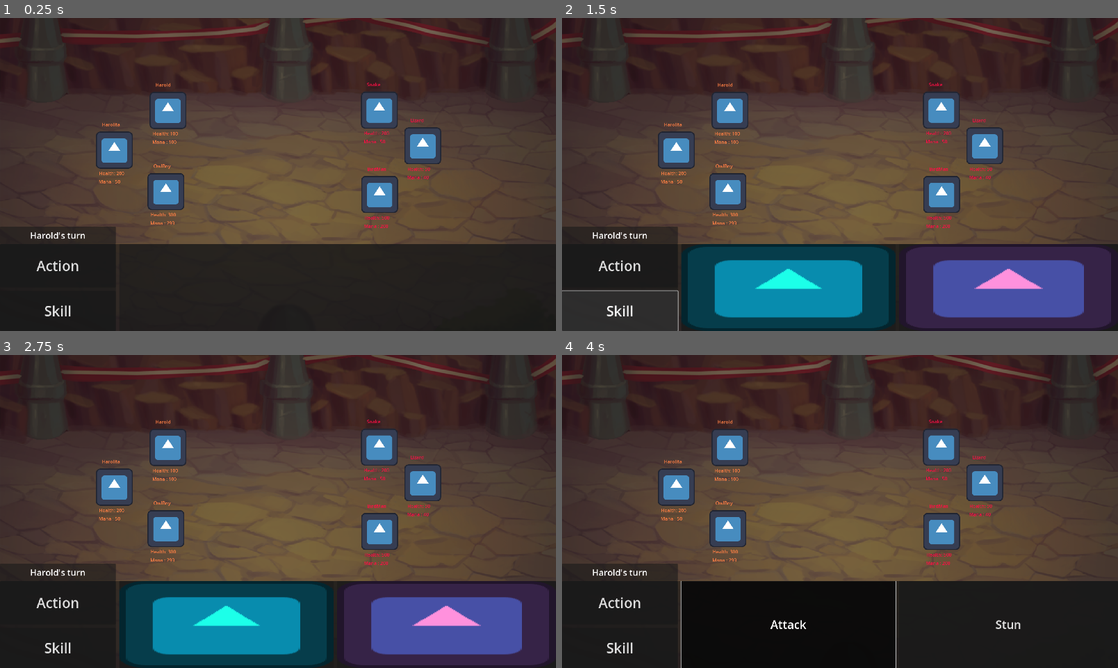
Above: before the commit, frames 1-4 (two rows, left to right).
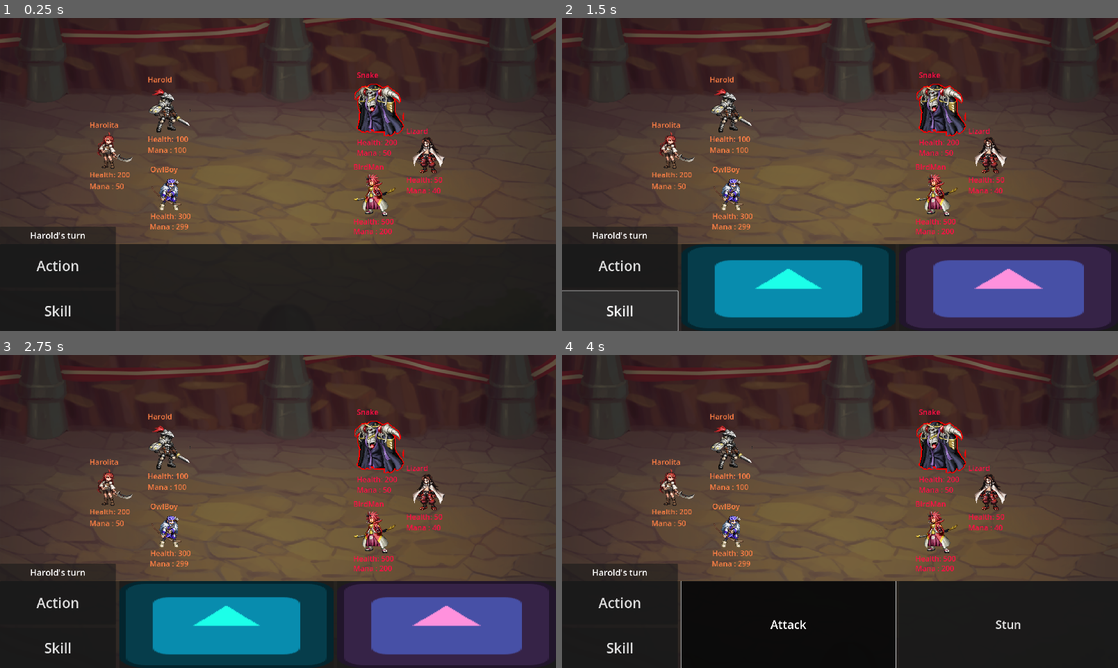
Above: after the commit, the same moments.

Repository: NxKuma/ISCS_RPG
Game: Godot game, scene res://Scene/main.tscn
Two runs of this game, one before a commit and one after it. Both use one fixed random seed, a clock stepped at 60 frames per second and the inputs below. The engine's default icon, where the game draws it, is replaced by a stand-in: a white triangle on a blue panel in a dark square.
Inputs (mouse positions are in pixels of both pictures, inside the frame that each line leads up to):
- Up to frame 1 (0.25 s): no input
- Up to frame 2 (1.5 s): click "Action" at 0.5 s; click "Skill" at 1.25 s
- Up to frame 3 (2.75 s): click (227, 624) at 2.02 s
- Up to frame 4 (4 s): click "Action" at 2.75 s; click "Attack" at 3.5 s

The runs differ from the first frame. In frame 1, 6.3% of the frame differs, in the area x 16-80%, y 17-70%; in frame 2, 6.3%; in frame 3, 6.3%; in frame 4, 6.3%.

Commit message:
Added Placeholder and Fixed Outline

Diff:
--- a/iscs-rpg/Material/disolver.tres
+++ b/iscs-rpg/Material/disolver.tres
@@ -140,6 +140,7 @@
 
 }
 "
+graph_offset = Vector2(-262.3, 42.8238)
 mode = 1
 flags/light_only = false
 nodes/fragment/0/position = Vector2(1660, 340)
--- a/iscs-rpg/Material/outline.tres
+++ b/iscs-rpg/Material/outline.tres
@@ -13,6 +13,7 @@
 source = 5
 
 [sub_resource type="VisualShaderNodeVectorOp" id="VisualShaderNodeVectorOp_rl1he"]
+operator = 2
 
 [sub_resource type="VisualShaderNodeVectorOp" id="VisualShaderNodeVectorOp_kdq18"]
 default_input_values = [0, Vector2(0, 0), 1, Vector2(0, 0)]
@@ -34,6 +35,7 @@
 source = 5
 
 [sub_resource type="VisualShaderNodeVectorOp" id="VisualShaderNodeVectorOp_4hwvg"]
+operator = 2
 
 [sub_resource type="VisualShaderNodeInput" id="VisualShaderNodeInput_nmb18"]
 input_name = "texture"
@@ -58,6 +60,7 @@
 source = 5
 
 [sub_resource type="VisualShaderNodeVectorOp" id="VisualShaderNodeVectorOp_mwp1n"]
+operator = 2
 
 [sub_resource type="VisualShaderNodeVectorOp" id="VisualShaderNodeVectorOp_dynlq"]
 default_input_values = [0, Vector2(0, 0), 1, Vector2(0, 0)]
@@ -109,8 +112,10 @@
 input_name = "texture_pixel_size"
 
 [sub_resource type="VisualShaderNodeVectorOp" id="VisualShaderNodeVectorOp_rvgr0"]
+operator = 2
 
 [sub_resource type="VisualShaderNodeVectorOp" id="VisualShaderNodeVectorOp_b111a"]
+operator = 2
 
 [resource]
 code = "shader_type canvas_item;
@@ -135,11 +140,11 @@
 	vec3 n_out36p0;
 // If:36
 	float n_in36p1 = 0.00000;
-	vec3 n_in36p3 = vec3(0.00000, 0.00000, 0.00000);
+	float n_in36p2 = 0.00001;
 	vec3 n_in36p5 = vec3(0.00000, 0.00000, 0.00000);
-	if(abs(n_out33p4 - n_in36p1) < n_out37p0.x)
+	if(abs(n_out33p4 - n_in36p1) < n_in36p2)
 	{
-		n_out36p0 = n_in36p3;
+		n_out36p0 = vec3(n_out37p0.xyz);
 	}
 	else if(n_out33p4 < n_in36p1)
 	{
@@ -170,11 +175,11 @@
 
 
 // VectorOp:8
-	vec3 n_out8p0 = vec3(n_out6p0) + vec3(n_out7p0, 0.0);
+	vec3 n_out8p0 = vec3(n_out6p0) * vec3(n_out7p0, 0.0);
 
 
 // VectorOp:9
-	vec3 n_out9p0 = vec3(n_out5p0, 0.0) + n_out8p0;
+	vec3 n_out9p0 = vec3(n_out5p0, 0.0) * n_out8p0;
 
 
 // VectorOp:11
@@ -198,7 +203,7 @@
 
 
 // VectorOp:13
-	vec3 n_out13p0 = vec3(n_out16p0, 0.0) + n_out8p0;
+	vec3 n_out13p0 = vec3(n_out16p0, 0.0) * n_out8p0;
 
 
 // VectorOp:14
@@ -226,7 +231,7 @@
 
 
 // VectorOp:19
-	vec3 n_out19p0 = vec3(n_out22p0, 0.0) + n_out8p0;
+	vec3 n_out19p0 = vec3(n_out22p0, 0.0) * n_out8p0;
 
 
 // VectorOp:20
@@ -254,7 +259,7 @@
 
 
 // VectorOp:25
-	vec3 n_out25p0 = vec3(n_out28p0, 0.0) + n_out8p0;
+	vec3 n_out25p0 = vec3(n_out28p0, 0.0) * n_out8p0;
 
 
 // VectorOp:26
@@ -282,16 +287,16 @@
 
 }
 "
-graph_offset = Vector2(952.107, 612.086)
+graph_offset = Vector2(-525.826, 669.503)
 mode = 1
 flags/light_only = false
 nodes/fragment/0/position = Vector2(3000, 1400)
 nodes/fragment/2/node = SubResource("VisualShaderNodeInput_nmb18")
-nodes/fragment/2/position = Vector2(100, 0)
+nodes/fragment/2/position = Vector2(-20, 460)
 nodes/fragment/3/node = SubResource("VisualShaderNodeTexture_8qthx")
-nodes/fragment/3/position = Vector2(380, -240)
+nodes/fragment/3/position = Vector2(380, 200)
 nodes/fragment/5/node = SubResource("VisualShaderNodeVectorCompose_46dxu")
-nodes/fragment/5/position = Vector2(-880, -280)
+nodes/fragment/5/position = Vector2(-880, 160)
 nodes/fragment/6/node = SubResource("VisualShaderNodeFloatParameter_m4d7y")
 nodes/fragment/6/position = Vector2(-1700, 900)
 nodes/fragment/7/node = SubResource("VisualShaderNodeInput_opa22")
@@ -299,23 +304,23 @@
 nodes/fragment/8/node = SubResource("VisualShaderNodeVectorOp_rvgr0")
 nodes/fragment/8/position = Vector2(-1400, 900)
 nodes/fragment/9/node = SubResource("VisualShaderNodeVectorOp_b111a")
-nodes/fragment/9/position = Vector2(-360, -140)
+nodes/fragment/9/position = Vector2(-360, 300)
 nodes/fragment/10/node = SubResource("VisualShaderNodeInput_ynw7e")
-nodes/fragment/10/position = Vector2(-380, -280)
+nodes/fragment/10/position = Vector2(-380, 160)
 nodes/fragment/11/node = SubResource("VisualShaderNodeVectorOp_l14q2")
-nodes/fragment/11/position = Vector2(-40, -200)
+nodes/fragment/11/position = Vector2(-40, 240)
 nodes/fragment/12/node = SubResource("VisualShaderNodeTexture_gw8vv")
-nodes/fragment/12/position = Vector2(460, 540)
+nodes/fragment/12/position = Vector2(500, 700)
 nodes/fragment/13/node = SubResource("VisualShaderNodeVectorOp_rl1he")
-nodes/fragment/13/position = Vector2(-280, 640)
+nodes/fragment/13/position = Vector2(-240, 800)
 nodes/fragment/14/node = SubResource("VisualShaderNodeVectorOp_kdq18")
-nodes/fragment/14/position = Vector2(40, 580)
+nodes/fragment/14/position = Vector2(80, 740)
 nodes/fragment/15/node = SubResource("VisualShaderNodeInput_h2dja")
-nodes/fragment/15/position = Vector2(-60, 980)
+nodes/fragment/15/position = Vector2(60, 980)
 nodes/fragment/16/node = SubResource("VisualShaderNodeVectorCompose_hyx22")
-nodes/fragment/16/position = Vector2(-800, 500)
+nodes/fragment/16/position = Vector2(-760, 660)
 nodes/fragment/17/node = SubResource("VisualShaderNodeInput_jmwva")
-nodes/fragment/17/position = Vector2(-300, 500)
+nodes/fragment/17/position = Vector2(-260, 660)
 nodes/fragment/18/node = SubResource("VisualShaderNodeTexture_yh217")
 nodes/fragment/18/position = Vector2(420, 1160)
 nodes/fragment/19/node = SubResource("VisualShaderNodeVectorOp_4hwvg")
@@ -323,37 +328,37 @@
 nodes/fragment/20/node = SubResource("VisualShaderNodeVectorOp_wpc50")
 nodes/fragment/20/position = Vector2(0, 1200)
 nodes/fragment/21/node = SubResource("VisualShaderNodeInput_67v8v")
-nodes/fragment/21/position = Vector2(-100, 1600)
+nodes/fragment/21/position = Vector2(20, 1480)
 nodes/fragment/22/node = SubResource("VisualShaderNodeVectorCompose_jv8n2")
-nodes/fragment/22/position = Vector2(-840, 1120)
+nodes/fragment/22/position = Vector2(-700, 1120)
 nodes/fragment/23/node = SubResource("VisualShaderNodeInput_8oip8")
 nodes/fragment/23/position = Vector2(-340, 1120)
 nodes/fragment/24/node = SubResource("VisualShaderNodeTexture_pw2ge")
-nodes/fragment/24/position = Vector2(380, 1800)
+nodes/fragment/24/position = Vector2(380, 1620)
 nodes/fragment/25/node = SubResource("VisualShaderNodeVectorOp_mwp1n")
-nodes/fragment/25/position = Vector2(-360, 1900)
+nodes/fragment/25/position = Vector2(-360, 1720)
 nodes/fragment/26/node = SubResource("VisualShaderNodeVectorOp_dynlq")
-nodes/fragment/26/position = Vector2(-40, 1840)
+nodes/fragment/26/position = Vector2(-40, 1660)
 nodes/fragment/27/node = SubResource("VisualShaderNodeInput_fmgpj")
-nodes/fragment/27/position = Vector2(-140, 2240)
+nodes/fragment/27/position = Vector2(-140, 2060)
 nodes/fragment/28/node = SubResource("VisualShaderNodeVectorCompose_11ow4")
-nodes/fragment/28/position = Vector2(-880, 1760)
+nodes/fragment/28/position = Vector2(-880, 1580)
 nodes/fragment/29/node = SubResource("VisualShaderNodeInput_byqro")
-nodes/fragment/29/position = Vector2(-380, 1760)
+nodes/fragment/29/position = Vector2(-380, 1580)
 nodes/fragment/30/node = SubResource("VisualShaderNodeFloatOp_3ykp0")
-nodes/fragment/30/position = Vector2(900, 300)
+nodes/fragment/30/position = Vector2(840, 600)
 nodes/fragment/31/node = SubResource("VisualShaderNodeFloatOp_vlcbg")
-nodes/fragment/31/position = Vector2(1100, 800)
+nodes/fragment/31/position = Vector2(1100, 920)
 nodes/fragment/32/node = SubResource("VisualShaderNodeFloatOp_0dpgv")
-nodes/fragment/32/position = Vector2(1300, 1400)
+nodes/fragment/32/position = Vector2(1340, 1360)
 nodes/fragment/33/node = SubResource("VisualShaderNodeTexture_08dpi")
-nodes/fragment/33/position = Vector2(1600, 1800)
+nodes/fragment/33/position = Vector2(1600, 1760)
 nodes/fragment/34/node = SubResource("VisualShaderNodeInput_jfuip")
-nodes/fragment/34/position = Vector2(1300, 2000)
+nodes/fragment/34/position = Vector2(1300, 1840)
 nodes/fragment/35/node = SubResource("VisualShaderNodeFloatOp_oq81a")
 nodes/fragment/35/position = Vector2(1914.99, 1633.97)
 nodes/fragment/36/node = SubResource("VisualShaderNodeIf_pb4dt")
 nodes/fragment/36/position = Vector2(2300, 1700)
 nodes/fragment/37/node = SubResource("VisualShaderNodeColorParameter_f1i6a")
-nodes/fragment/37/position = Vector2(1600, 2100)
-nodes/fragment/connections = PackedInt32Array(2, 0, 3, 2, 6, …(435 unchanged characters)…  4, 35, 1, 32, 0, 35, 0, 33, 4, 36, 0, 37, 0, 36, 2, 33, 0, 36, 4, 36, 0, 0, 0, 35, 0, 0, 1)
+nodes/fragment/37/position = Vector2(1580, 2020)
+nodes/fragment/connections = PackedInt32Array(2, 0, 3, 2, 6, …(435 unchanged characters)…  4, 35, 1, 32, 0, 35, 0, 33, 4, 36, 0, 33, 0, 36, 4, 36, 0, 0, 0, 35, 0, 0, 1, 37, 0, 36, 3)
--- a/iscs-rpg/Scene/main.tscn
+++ b/iscs-rpg/Scene/main.tscn
@@ -7,11 +7,18 @@
 [ext_resource type="Script" path="res://Script/SuperScript/Skill.gd" id="3_eqwtp"]
 [ext_resource type="Resource" uid="uid://cefbv8t5u4xp3" path="res://Resource/Enemies/Sake.tres" id="4_4f31c"]
 [ext_resource type="Shader" uid="uid://0vc5e678k4vp" path="res://Material/disolver.tres" id="4_7rxj3"]
+[ext_resource type="Texture2D" uid="uid://ral5i4uqktmw" path="res://Art/Sample/175034.png" id="5_bunn7"]
 [ext_resource type="Resource" uid="uid://b60qsglbh2rpi" path="res://Resource/Team/Team3.tres" id="7_3usfu"]
 [ext_resource type="Resource" uid="uid://dcrqn48o2sdu5" path="res://Resource/Enemies/Lizard.tres" id="7_aki4r"]
 [ext_resource type="PackedScene" uid="uid://chbe22p815kfy" path="res://Scene/ui.tscn" id="7_hsdh1"]
 [ext_resource type="Resource" uid="uid://bfpvp7h5i2nb2" path="res://Resource/Team/Harolita.tres" id="7_ugwp5"]
+[ext_resource type="Texture2D" uid="uid://brhs2omauk4mh" path="res://Art/Sample/206665.png" id="8_t0par"]
+[ext_resource type="Texture2D" uid="uid://cuf7vgrgl8sp4" path="res://Art/Sample/175193.png" id="10_o1csc"]
 [ext_resource type="Resource" uid="uid://bror33mjlctl8" path="res://Resource/Enemies/Enemy3.tres" id="10_y3g8r"]
+[ext_resource type="Texture2D" uid="uid://b0ayqa82k8emr" path="res://Art/Sample/208947.png" id="12_3hfcm"]
+[ext_resource type="Shader" uid="uid://4behqx813h4c" path="res://Material/outline.tres" id="12_rirgx"]
+[ext_resource type="Texture2D" uid="uid://dxmyq2b2eh3lh" path="res://Art/Sample/206664.png" id="14_eu3e5"]
+[ext_resource type="Texture2D" uid="uid://bwfyjh75mj4f1" path="res://Art/Sample/175276.png" id="16_tqgrn"]
 
 [sub_resource type="FastNoiseLite" id="FastNoiseLite_0rf02"]
 
@@ -23,6 +30,10 @@
 shader = ExtResource("4_7rxj3")
 shader_parameter/DissolveValue = 1.0
 shader_parameter/Texture2DParameter = SubResource("NoiseTexture2D_a7sbc")
+
+[sub_resource type="AtlasTexture" id="AtlasTexture_34f8e"]
+atlas = ExtResource("5_bunn7")
+region = Rect2(1971, 3, 78, 80)
 
 [sub_resource type="Resource" id="Resource_4q3bl"]
 script = ExtResource("3_eqwtp")
@@ -56,17 +67,29 @@
 shader_parameter/DissolveValue = 1.0
 shader_parameter/Texture2DParameter = SubResource("NoiseTexture2D_a7sbc")
 
+[sub_resource type="AtlasTexture" id="AtlasTexture_eh0a2"]
+atlas = ExtResource("8_t0par")
+region = Rect2(874, 461, 64, 65)
+
 [sub_resource type="ShaderMaterial" id="ShaderMaterial_mbdo3"]
 resource_local_to_scene = true
 shader = ExtResource("4_7rxj3")
 shader_parameter/DissolveValue = 1.0
 shader_parameter/Texture2DParameter = SubResource("NoiseTexture2D_a7sbc")
 
+[sub_resource type="AtlasTexture" id="AtlasTexture_pfnha"]
+atlas = ExtResource("10_o1csc")
+region = Rect2(1648, 78, 54, 65)
+
 [sub_resource type="ShaderMaterial" id="ShaderMaterial_xx68m"]
 resource_local_to_scene = true
-shader = ExtResource("4_7rxj3")
-shader_parameter/DissolveValue = 1.0
-shader_parameter/Texture2DParameter = SubResource("NoiseTexture2D_a7sbc")
+shader = ExtResource("12_rirgx")
+shader_parameter/ColorParameter = Color(1, 0, 0, 1)
+shader_parameter/Width = 2.0
+
+[sub_resource type="AtlasTexture" id="AtlasTexture_nr0p3"]
+atlas = ExtResource("12_3hfcm")
+region = Rect2(1339, 432, 85, 91)
 
 [sub_resource type="ShaderMaterial" id="ShaderMaterial_67xsb"]
 resource_local_to_scene = true
@@ -74,11 +97,19 @@
 shader_parameter/DissolveValue = 1.0
 shader_parameter/Texture2DParameter = SubResource("NoiseTexture2D_a7sbc")
 
+[sub_resource type="AtlasTexture" id="AtlasTexture_jwjgw"]
+atlas = ExtResource("14_eu3e5")
+region = Rect2(979, 530, 57, 64)
+
 [sub_resource type="ShaderMaterial" id="ShaderMaterial_ggcwe"]
 resource_local_to_scene = true
 shader = ExtResource("4_7rxj3")
 shader_parameter/DissolveValue = 1.0
 shader_parameter/Texture2DParameter = SubResource("NoiseTexture2D_a7sbc")
+
+[sub_resource type="AtlasTexture" id="AtlasTexture_ocbgp"]
+atlas = ExtResource("16_tqgrn")
+region = Rect2(1197, 374, 74, 74)
 
 [node name="Main" type="Node2D"]
 script = ExtResource("1_i7hjy")
@@ -92,36 +123,182 @@
 [node name="Player" parent="." instance=ExtResource("1_uhqgt")]
 material = SubResource("ShaderMaterial_qgx8j")
 position = Vector2(580, 319)
-stats = SubResource("Resource_wvyic")
+scale = Vector2(2, 2)
+texture = SubResource("AtlasTexture_34f8e")
+flip_h = true
+stats = SubResource("Resource_qbjo4")
+
+[node name="Name" parent="Player" index="0"]
+offset_left = -35.5
+offset_top = -63.5
+offset_right = 52.5
+offset_bottom = -40.5
+scale = Vector2(0.8, 0.8)
+
+[node name="Health" parent="Player" index="1"]
+offset_left = -35.5
+offset_top = 40.0
+offset_right = 52.5
+offset_bottom = 63.0
+scale = Vector2(0.8, 0.8)
+
+[node name="Mana" parent="Player" index="2"]
+offset_left = -35.5
+offset_top = 58.5
+offset_right = 52.5
+offset_bottom = 81.5
+scale = Vector2(0.8, 0.8)
 
 [node name="Player2" parent="." instance=ExtResource("1_uhqgt")]
 material = SubResource("ShaderMaterial_7mh1s")
 position = Vector2(395, 456)
+scale = Vector2(2, 2)
+texture = SubResource("AtlasTexture_eh0a2")
+flip_h = true
 stats = ExtResource("7_ugwp5")
+
+[node name="Name" parent="Player2" index="0"]
+offset_top = -53.0
+offset_bottom = -30.0
+scale = Vector2(0.8, 0.8)
+
+[node name="Health" parent="Player2" index="1"]
+offset_left = -43.0
+offset_top = 32.5
+offset_right = 45.0
+offset_bottom = 55.5
+scale = Vector2(0.8, 0.8)
+
+[node name="Mana" parent="Player2" index="2"]
+offset_left = -43.0
+offset_top = 52.5
+offset_right = 45.0
+offset_bottom = 75.5
+scale = Vector2(0.8, 0.8)
 
 [node name="Player3" parent="." instance=ExtResource("1_uhqgt")]
 material = SubResource("ShaderMaterial_mbdo3")
 position = Vector2(573, 599)
+scale = Vector2(2, 2)
+texture = SubResource("AtlasTexture_pfnha")
+flip_h = true
 stats = ExtResource("7_3usfu")
+
+[node name="Name" parent="Player3" index="0"]
+offset_left = -27.5
+offset_top = -48.5
+offset_right = 60.5
+offset_bottom = -25.5
+scale = Vector2(0.8, 0.8)
+
+[node name="Health" parent="Player3" index="1"]
+offset_left = -27.0
+offset_top = 32.5
+offset_right = 61.0
+offset_bottom = 55.5
+scale = Vector2(0.8, 0.8)
+
+[node name="Mana" parent="Player3" index="2"]
+offset_left = -28.5
+offset_top = 51.0
+offset_right = 59.5
+offset_bottom = 74.0
+scale = Vector2(0.8, 0.8)
 
 [node name="Enemy" parent="." instance=ExtResource("1_uhqgt")]
 modulate = Color(1, 0.0588235, 0.270588, 1)
 material = SubResource("ShaderMaterial_xx68m")
 position = Vector2(1310, 318)
+scale = Vector2(2, 2)
+texture = SubResource("AtlasTexture_nr0p3")
 stats = ExtResource("4_4f31c")
+
+[node name="Name" parent="Enemy" index="0"]
+offset_left = -39.5
+offset_top = -70.5
+offset_right = 48.5
+offset_bottom = -47.5
+scale = Vector2(0.8, 0.8)
+
+[node name="Health" parent="Enemy" index="1"]
+offset_left = -39.5
+offset_top = 45.5
+offset_right = 48.5
+offset_bottom = 68.5
+scale = Vector2(0.8, 0.8)
+
+[node name="Mana" parent="Enemy" index="2"]
+offset_left = -39.5
+offset_top = 64.0
+offset_right = 48.5
+offset_bottom = 87.0
+scale = Vector2(0.8, 0.8)
 
 [node name="Enemy2" parent="." instance=ExtResource("1_uhqgt")]
 modulate = Color(1, 0.0588235, 0.270588, 1)
 material = SubResource("ShaderMaterial_67xsb")
-position = Vector2(1460, 441)
+position = Vector2(1481, 471)
+scale = Vector2(2, 2)
+texture = SubResource("AtlasTexture_jwjgw")
 stats = ExtResource("7_aki4r")
+
+[node name="Name" parent="Enemy2" index="0"]
+offset_left = -39.0
+offset_top = -50.5
+offset_right = 49.0
+offset_bottom = -27.5
+scale = Vector2(0.8, 0.8)
+
+[node name="Health" parent="Enemy2" index="1"]
+offset_left = -39.0
+offset_top = 34.0
+offset_right = 49.0
+offset_bottom = 57.0
+scale = Vector2(0.8, 0.8)
+
+[node name="Mana" parent="Enemy2" index="2"]
+offset_left = -39.0
+offset_top = 52.5
+offset_right = 49.0
+offset_bottom = 75.5
+scale = Vector2(0.8, 0.8)
 
 [node name="Enemy3" parent="." instance=ExtResource("1_uhqgt")]
 modulate = Color(1, 0.0588235, 0.270588, 1)
 material = SubResource("ShaderMaterial_ggcwe")
-position = Vector2(1311, 609)
+position = Vector2(1294, 609)
+scale = Vector2(2, 2)
+texture = SubResource("AtlasTexture_ocbgp")
 stats = ExtResource("10_y3g8r")
 
+[node name="Name" parent="Enemy3" index="0"]
+offset_left = -37.5
+offset_top = -57.0
+offset_right = 50.5
+offset_bottom = -34.0
+scale = Vector2(0.8, 0.8)
+
+[node name="Health" parent="Enemy3" index="1"]
+offset_left = -37.0
+offset_top = 37.0
+offset_right = 51.0
+offset_bottom = 60.0
+scale = Vector2(0.8, 0.8)
+
+[node name="Mana" parent="Enemy3" index="2"]
+offset_left = -37.0
+offset_top = 53.5
+offset_right = 51.0
+offset_bottom = 76.5
+scale = Vector2(0.8, 0.8)
+
 [node name="UI" parent="." instance=ExtResource("7_hsdh1")]
 
 [node name="Timer" type="Timer" parent="."]
+
+[editable path="Player"]
+[editable path="Player2"]
+[editable path="Player3"]
+[editable path="Enemy"]
+[editable path="Enemy2"]
+[editable path="Enemy3"]
Binary file added: iscs-rpg/Art/Sample/175034.png
Not shown, added: iscs-rpg/Art/Sample/175034.png.import
Binary file added: iscs-rpg/Art/Sample/175193.png
Not shown, added: iscs-rpg/Art/Sample/175193.png.import
Binary file added: iscs-rpg/Art/Sample/175276.png
Not shown, added: iscs-rpg/Art/Sample/175276.png.import
Binary file added: iscs-rpg/Art/Sample/206664.png
Not shown, added: iscs-rpg/Art/Sample/206664.png.import
Binary file added: iscs-rpg/Art/Sample/206665.png
Not shown, added: iscs-rpg/Art/Sample/206665.png.import
Binary file added: iscs-rpg/Art/Sample/208947.png
Not shown, added: iscs-rpg/Art/Sample/208947.png.import
(and 1 more such lines)
